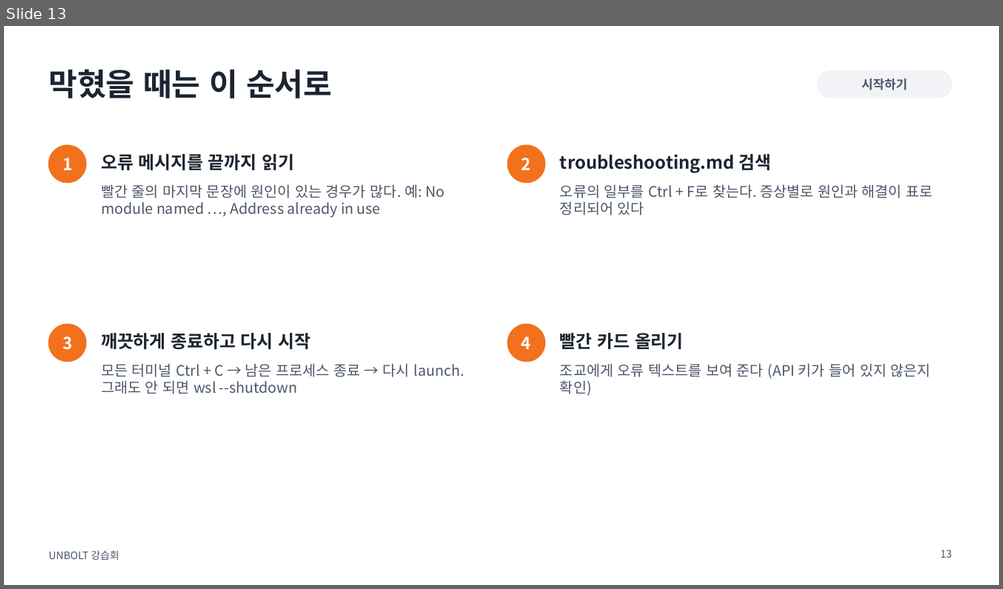
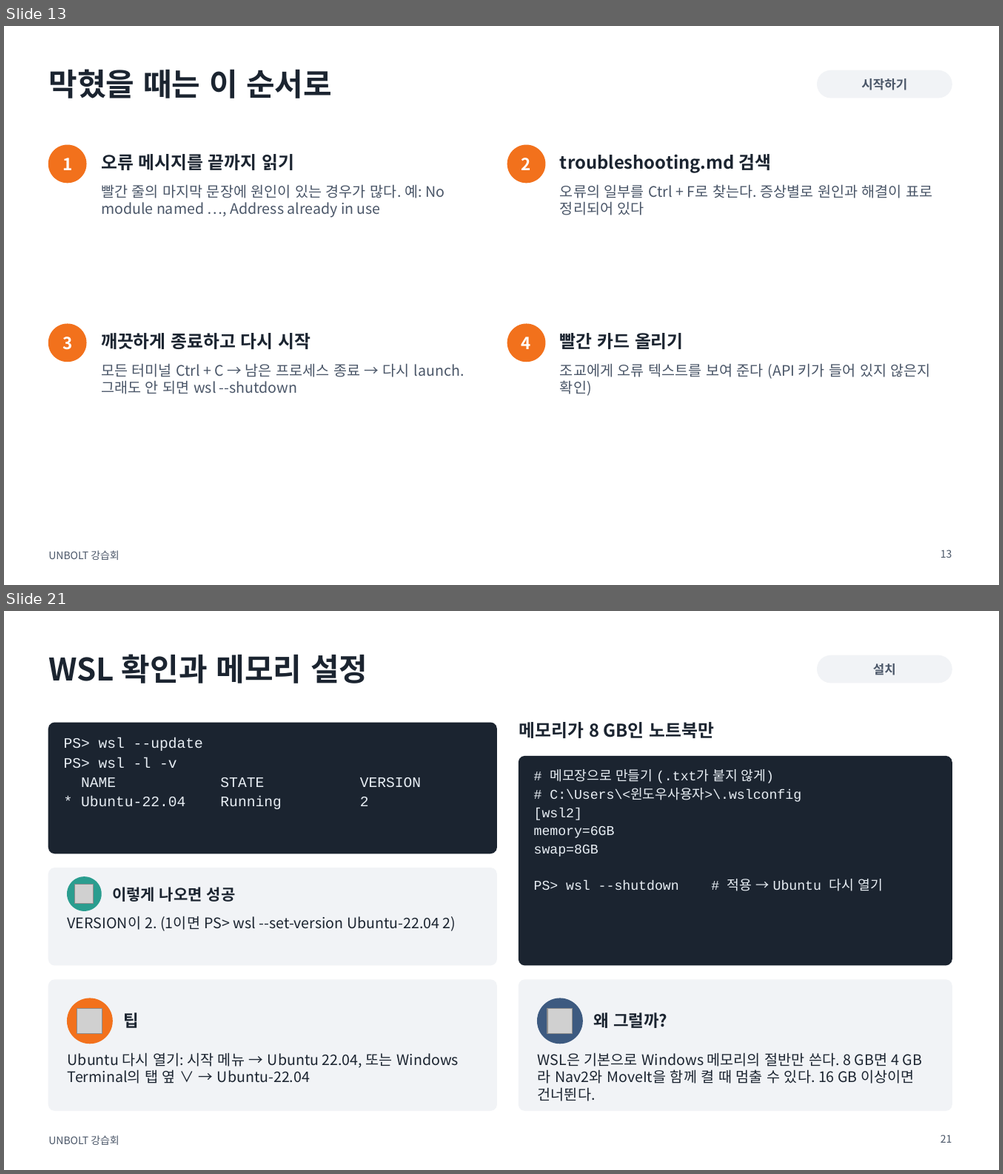
Before and after one commit to sejiny3/AIRLAB, a slide deck: workshop/slides/UNBOLT_workshop.pptx. Shown one above the other, each under a label of ours: slide 13 before the commit, slides 13 and 21 after it; the slides between them are not shown. The pictures are 1003x589 and 1003x1174 pixels, drawn with LibreOffice and Linux fonts; fonts in the diff are those of the drawing; grey boxes stand for pictures. Boxes give left, top, right and bottom in pixels: in the first picture for what was removed or moved away, otherwise in the second. Text is boxed around its words. In the diff, an @@ line names an element or a change of style, - is before the commit and + after.

```diff
--- a/workshop/slides/UNBOLT_workshop.pptx
+++ b/workshop/slides/UNBOLT_workshop.pptx
@@ slide 21 added at box(4, 611, 999, 1170), background #FFFFFF; not listed: 1 template element that a slide beside it also shows @@
@@ title added at box(48, 654, 367, 684), 30 pt, text #1B2430, bold @@
+WSL 확인과 메모리 설정
@@ rounded rectangle added at box(817, 655, 951, 683), fill #F1F3F6, outline #F1F3F6 1 pt @@
@@ text added at box(873, 664, 896, 675), 12 pt, text #4A5668, bold @@
+설치
@@ rounded rectangle added at box(48, 723, 496, 854), fill #1B2430, outline #1B2430 1 pt @@
@@ text added at box(64, 738, 369, 809), 14 pt, text #E8EEF4 @@
+PS> wsl --update
+PS> wsl -l -v
+NAME STATE VERSION
+* Ubuntu-22.04 Running 2
@@ text added at box(519, 722, 714, 738), 17 pt, text #1B2430, bold @@
+메모리가 8 GB인 노트북만
@@ rounded rectangle added at box(519, 757, 951, 965), fill #1B2430, outline #1B2430 1 pt @@
@@ text added at box(534, 769, 882, 891), 13 pt, text #E8EEF4 @@
+# 메모장으로 만들기 (.txt가 붙지 않게)
+# C:\Users\<윈도우사용자>\.wslconfig
+[wsl2]
+memory=6GB
+swap=8GB
+PS> wsl --shutdown # 적용 → Ubuntu 다시 열기
@@ rounded rectangle added at box(48, 869, 496, 965), fill #F1F3F6, outline #F1F3F6 1 pt @@
@@ ellipse added at box(68, 877, 101, 911), fill #2A9D8F, outline #2A9D8F 1 pt @@
@@ picture added at box(75, 885, 94, 903) @@
@@ text added at box(112, 887, 236, 902), 15 pt, text #1B2430, bold @@
+이렇게 나오면 성공
@@ text added at box(68, 916, 456, 931), 14 pt, text #1B2430 @@
+VERSION이 2. (1이면 PS> wsl --set-version Ubuntu-22.04 2)
@@ rounded rectangle added at box(48, 980, 496, 1111), fill #F1F3F6, outline #F1F3F6 1 pt @@
@@ rounded rectangle added at box(519, 980, 951, 1111), fill #F1F3F6, outline #F1F3F6 1 pt @@
@@ ellipse added at box(68, 999, 112, 1044), fill #F2711C, outline #F2711C 1 pt @@
@@ picture added at box(77, 1008, 102, 1034) @@
@@ ellipse added at box(538, 999, 582, 1044), fill #3D5A80, outline #3D5A80 1 pt @@
@@ picture added at box(547, 1008, 572, 1034) @@
@@ text added at box(123, 1013, 139, 1028), 16 pt, text #1B2430, bold @@
+팁
@@ text added at box(593, 1013, 667, 1028), 16 pt, text #1B2430, bold @@
+왜 그럴까?
@@ text added at box(68, 1053, 458, 1084), 14 pt, text #1B2430 @@
+Ubuntu 다시 열기: 시작 메뉴 → Ubuntu 22.04, 또는 Windows Terminal의 탭 옆 ∨ → Ubuntu-22.04
@@ text added at box(538, 1053, 913, 1102), 14 pt, text #1B2430 @@
+WSL은 기본으로 Windows 메모리의 절반만 쓴다. 8 GB면 4 GB라 Nav2와 MoveIt을 함께 켤 때 멈출 수 있다. 16 GB 이상이면 건너뛴다.
@@ page number added at box(940, 1135, 952, 1143), 10 pt, text #4A5668 @@
+21
```
Also in this commit, not shown: 2 slides changed, 21 other slides added, 9 other files.
